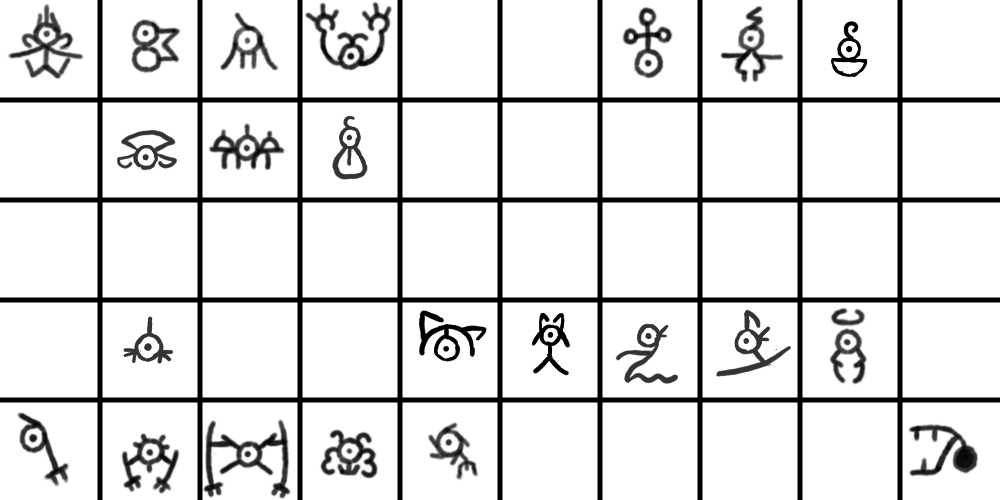
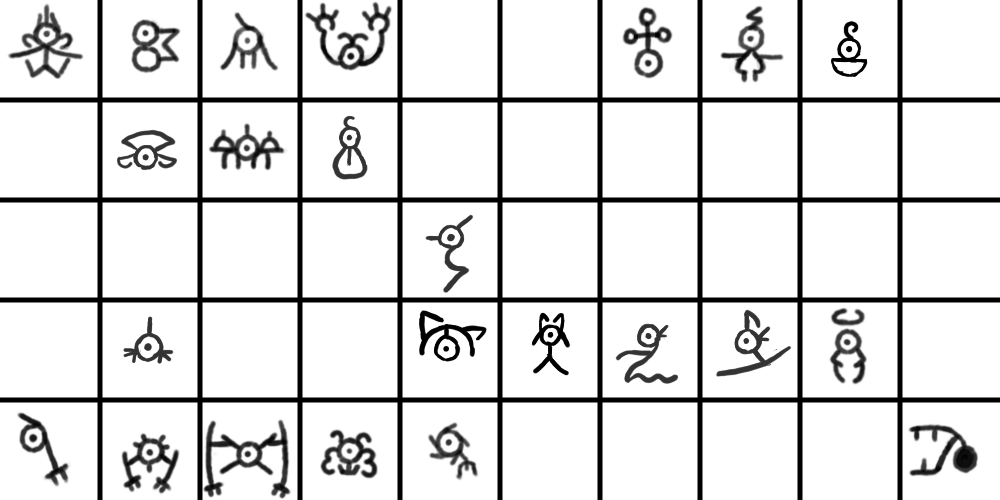
Before/after of a 1000px x 500px layered artwork. What changed in the layer stack:
painted on "Paint Layer 1" over left=425, top=214, right=474, bottom=293
